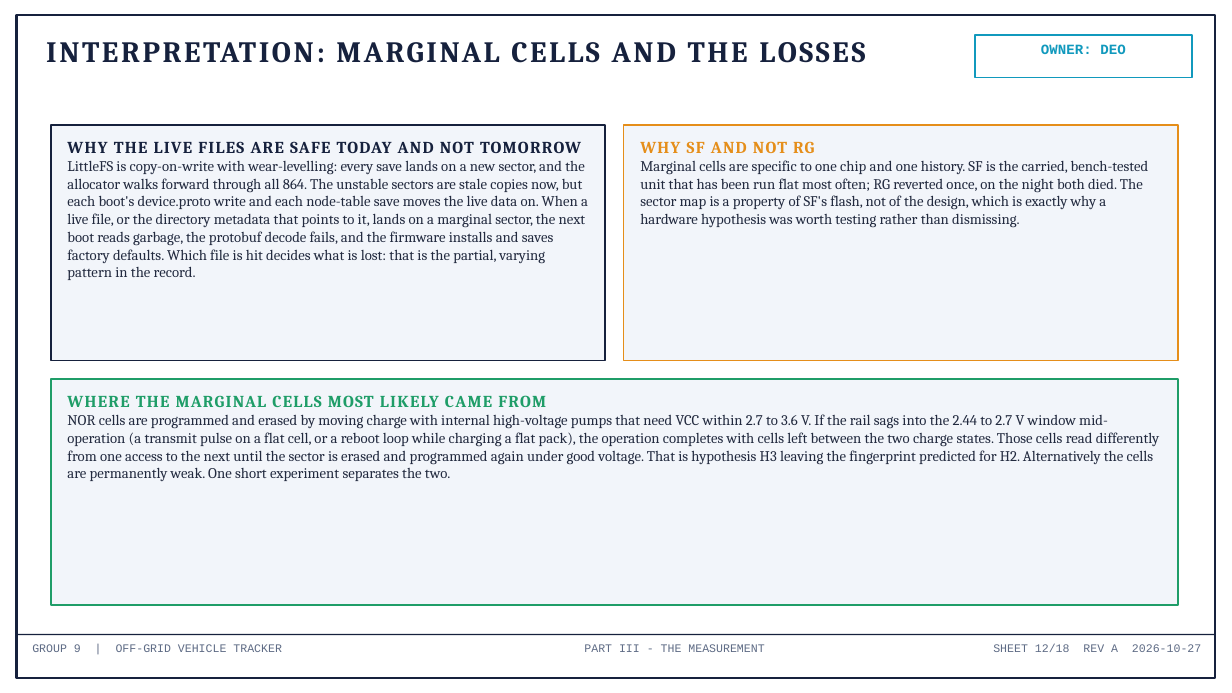
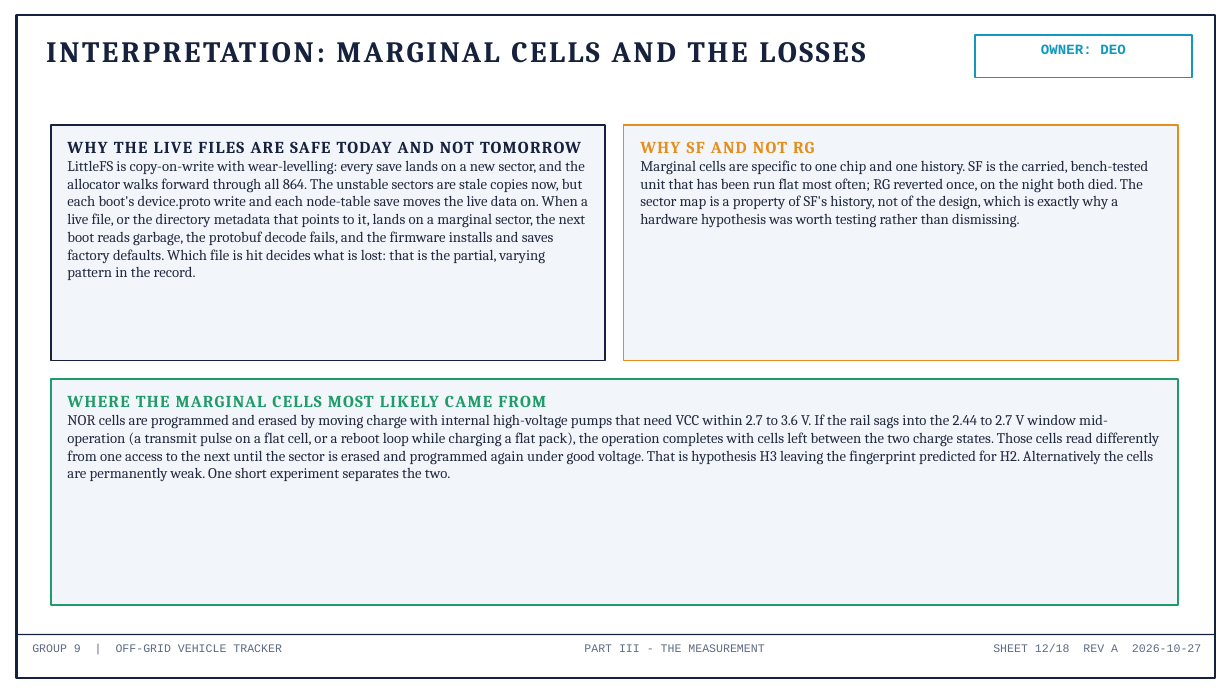
Before and after one commit to deosgracius/offgrid-vehicle-tracker, a slide deck: slide 12 of docs/presentations/Group9_ConfigLoss_RootCause.pptx. Drawn at 1232x693 pixels with LibreOffice and Linux fonts; fonts in the diff are those of the drawing. Boxes give left, top, right and bottom in pixels: in the first picture for what was removed or moved away, otherwise in the second. Text is boxed around its words. In the diff, an @@ line names an element or a change of style, - is before the commit and + after.

```diff
--- a/docs/presentations/Group9_ConfigLoss_RootCause.pptx
+++ b/docs/presentations/Group9_ConfigLoss_RootCause.pptx
@@ text at <box>640,160,1149,228</box>: text changed @@
-Marginal cells are specific to one chip and one history. SF is the carried, bench-tested unit that has been run flat most often; RG reverted once, on the night both died. The sector map is a property of SF's flash, not of the design, which is exactly why a hardware hypothesis was worth testing rather than dismissing.
+Marginal cells are specific to one chip and one history. SF is the carried, bench-tested unit that has been run flat most often; RG reverted once, on the night both died. The sector map is a property of SF's history, not of the design, which is exactly why a hardware hypothesis was worth testing rather than dismissing.
```
Also in this commit, not shown: 4 other slides changed, 3 other files.
